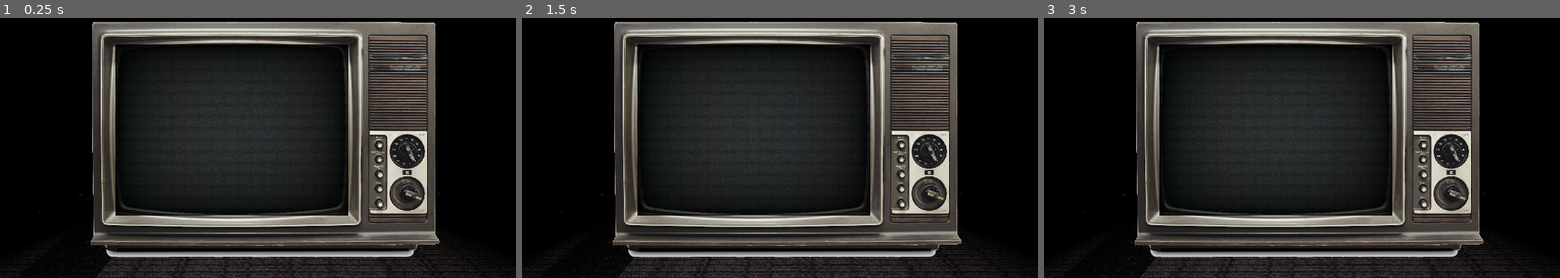
Above: before the commit, frames 1-3 (left to right).
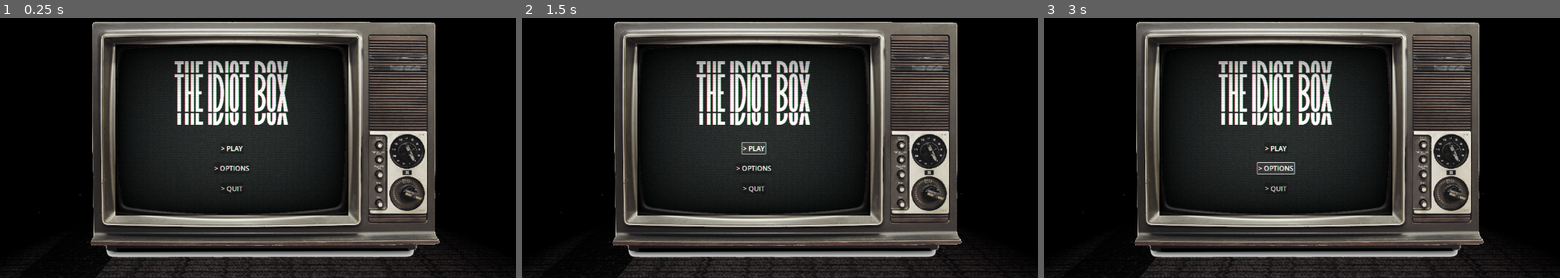
Above: after the commit, the same moments.

Repository: Dynamic-Weather-Systems/MoonWare
Game: Godot game, scene res://scenes/main_scene.tscn
The game is run twice, just before and just after one commit, with the same random seed, the same clock (stepped at 60 frames per second) and the same inputs.
Inputs (mouse positions are in pixels of both pictures, inside the frame that each line leads up to):
- Up to frame 1 (0.25 s): no input
- Up to frame 2 (1.5 s): click (754, 148) at 0.5 s, where only the run after the commit has a clickable "> PLAY"; click (754, 148) at 1.25 s, where only the run after the commit has a clickable "> PLAY"
- Up to frame 3 (3 s): click (1276, 148) at 2 s, where only the run after the commit has a clickable "> PLAY"; click (1276, 168) at 2.75 s, where only the run after the commit has a clickable "> OPTIONS"

The runs differ from the first frame. In frame 1, 5.3% of the frame differs, in the area x 17-86%, y 1-93%; in frame 2, 5.4%; in frame 3, 5.4%.
Error after the commit: Parse Error: Could not find type "Level_Resource" in the current scope. (res://scenes/main_scene.gd:4)

Commit message:
LevelResources Added
- Level resource to store arrays of microgames

Diff:
--- /dev/null
+++ b/moonware/Resources/LevelResource.gd
@@ -0,0 +1,5 @@
+extends Resource
+class_name LevelResouce
+
+
+@export var minigames = Array([], TYPE_OBJECT, "Node", Microgame)
--- /dev/null
+++ b/moonware/Resources/TestLevel1.tres
@@ -0,0 +1,7 @@
+[gd_resource type="Resource" script_class="LevelResouce" load_steps=2 format=3 uid="uid://dtaitvocgkqff"]
+
+[ext_resource type="Script" path="res://Resources/LevelResource.gd" id="1_3yp3l"]
+
+[resource]
+script = ExtResource("1_3yp3l")
+minigames = null
--- /dev/null
+++ b/moonware/Resources/TestLevel2.tres
@@ -0,0 +1,7 @@
+[gd_resource type="Resource" script_class="LevelResouce" load_steps=2 format=3 uid="uid://dq15n52fjg3yr"]
+
+[ext_resource type="Script" path="res://Resources/LevelResource.gd" id="1_28k54"]
+
+[resource]
+script = ExtResource("1_28k54")
+minigames = null
--- a/moonware/project.godot
+++ b/moonware/project.godot
@@ -17,8 +17,8 @@
 
 [display]
 
-window/size/mode=3
-window/stretch/mode="canvas_items"
+window/size/mode=2
+window/stretch/mode="viewport"
 
 [rendering]
 
--- /dev/null
+++ b/moonware/scenes/main_scene.gd
@@ -0,0 +1,4 @@
+extends Node
+
+
+@export var microgames: Level_Resource
--- a/moonware/scenes/main_scene.tscn
+++ b/moonware/scenes/main_scene.tscn
@@ -1,6 +1,7 @@
-[gd_scene load_steps=7 format=3 uid="uid://w4fkroo78can"]
+[gd_scene load_steps=8 format=3 uid="uid://w4fkroo78can"]
 
 [ext_resource type="Texture2D" uid="uid://cjh6ymwxvvcos" path="res://Assets/Art/black room.jpg" id="1_5n1j4"]
+[ext_resource type="Script" path="res://scenes/main_scene.gd" id="1_p1kej"]
 [ext_resource type="Texture2D" uid="uid://b8h1go2aktdv8" path="res://Assets/Art/television.png" id="2_glg3e"]
 [ext_resource type="Shader" path="res://Assets/Shaders/vhs_shader.gdshader" id="3_a3ver"]
 [ext_resource type="FontFile" uid="uid://bkyjfo6cxbj1v" path="res://Assets/Fonts/BLASTIMO SANS.ttf" id="3_r5jth"]
@@ -33,6 +34,7 @@
 default_font = ExtResource("3_r5jth")
 
 [node name="MainScene" type="Node"]
+script = ExtResource("1_p1kej")
 
 [node name="BlackRoom" type="Sprite2D" parent="."]
 texture = ExtResource("1_5n1j4")
@@ -100,7 +102,6 @@
 expand_mode = 1
 
 [node name="MainMenuUI" type="Control" parent="TVTextureRect/MarginContainer/Control/Screen"]
-visible = false
 layout_mode = 1
 anchors_preset = 15
 anchor_right = 1.0
